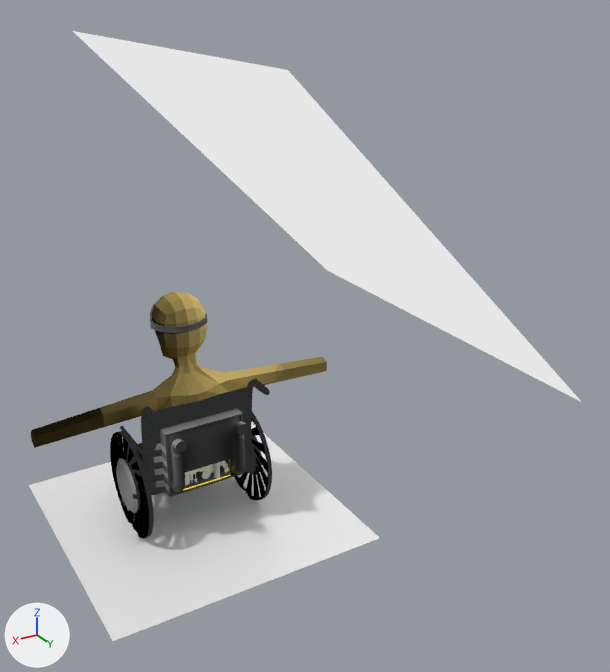
A saved change to the Blender file Wheelchair Adventures/Assets/Models/WheelchairPlayer.blend.
Both versions are drawn from a camera (50 mm lens) standing at (5.24, 13.45, 8.63) and looking at (-1.78, 1.74, 2.78). Every picture has the same lights, and +X, +Y and +Z are marked at lower left.
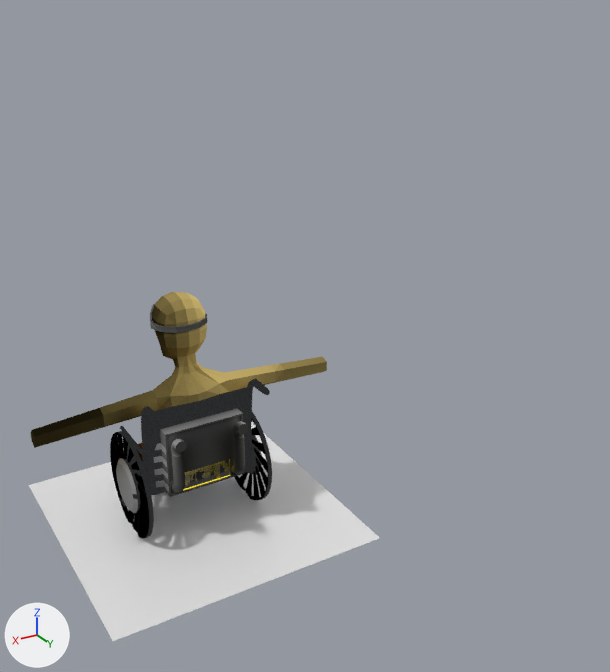
What the commit changed:
Picture 'GearsBake' (img_gearsbake) is new.
In material 'Material' (mat_material), base_color is no longer (0.8, 0.8, 0.8), white #e7e7e7.
Material 'Material' (mat_material) is now built by emission_material('Material') instead of diffuse_material('Material').
In material 'Material' (mat_material), texture is now set to img_gearsbake.
Object 'Plane.001' (ob_plane_001) is now hidden.

Pixel boxes (x1, y1, x2, y2) of what changed, in the pictures (610 x 672 px):
'Plane.001', hidden: before (73, 31, 581, 402)
'Cylinder.003', surface changed (grey to brown): (185, 460, 229, 485) in both
